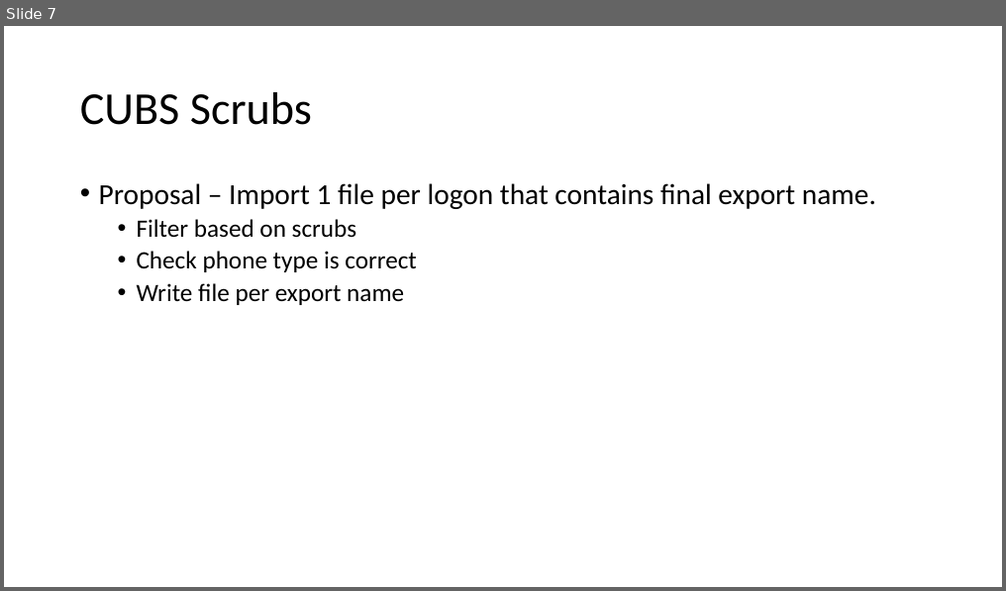
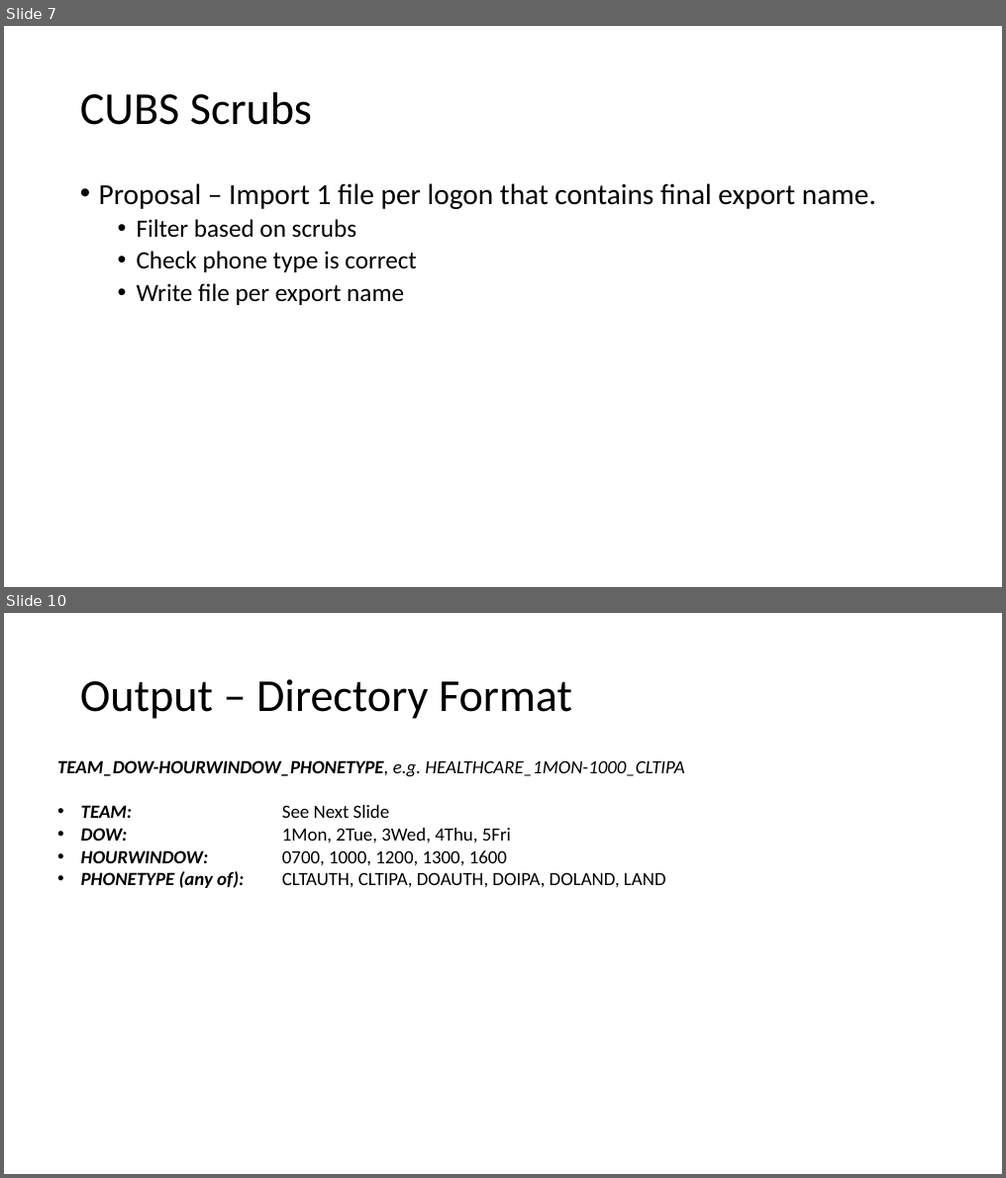
Before and after one commit to jasonchang2018/hh_hermes, a slide deck: doc/dialer-file.pptx. Shown one above the other, each under a label of ours: slide 7 before the commit, slides 7 and 10 after it; the slides between them are not shown. The pictures are 1006x591 and 1006x1178 pixels, drawn with LibreOffice and Linux fonts; fonts in the diff are those of the drawing. Boxes give left, top, right and bottom in pixels: in the first picture for what was removed or moved away, otherwise in the second. Text is boxed around its words. In the diff, an @@ line names an element or a change of style, - is before the commit and + after.

```diff
--- a/doc/dialer-file.pptx
+++ b/doc/dialer-file.pptx
@@ slide 10 added at [4,613,1002,1174], background #FFFFFF @@
@@ title added at [80,679,572,719], 44 pt, text #000000 @@
+Output – Directory Format
@@ text added at [57,761,684,888], 18 pt, text #000000 @@
+TEAM_DOW-HOURWINDOW_PHONETYPE, e.g. HEALTHCARE_1MON-1000_CLTIPA
+• TEAM: See Next Slide
+• DOW: 1Mon, 2Tue, 3Wed, 4Thu, 5Fri
+• HOURWINDOW: 0700, 1000, 1200, 1300, 1600
+• PHONETYPE (any of): CLTAUTH, CLTIPA, DOAUTH, DOIPA, DOLAND, LAND
```
Also in this commit, not shown: 3 other slides added.
